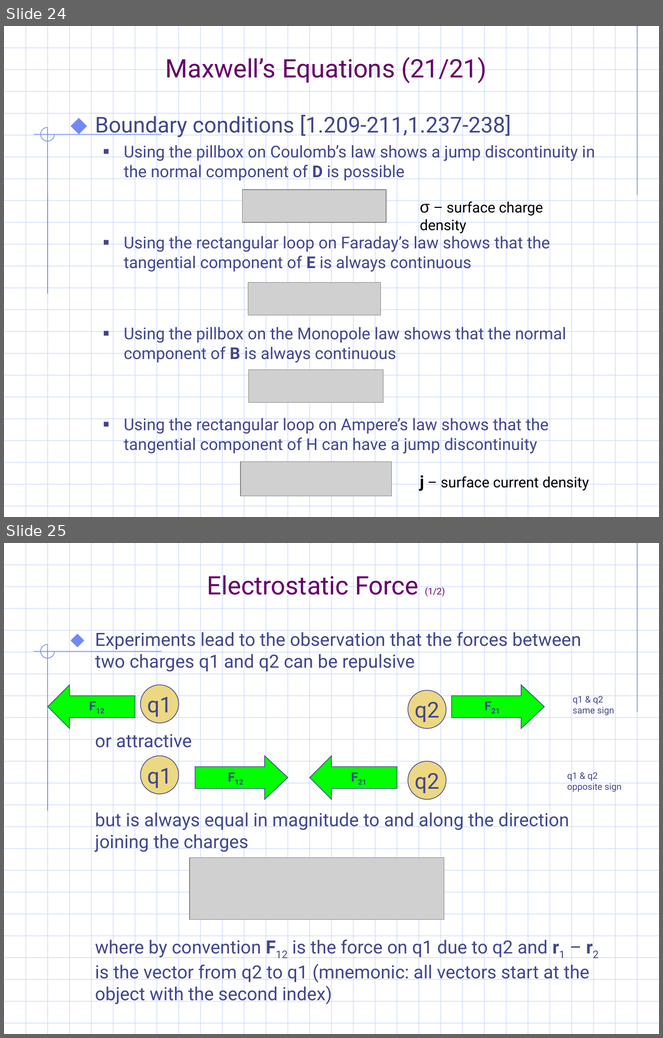
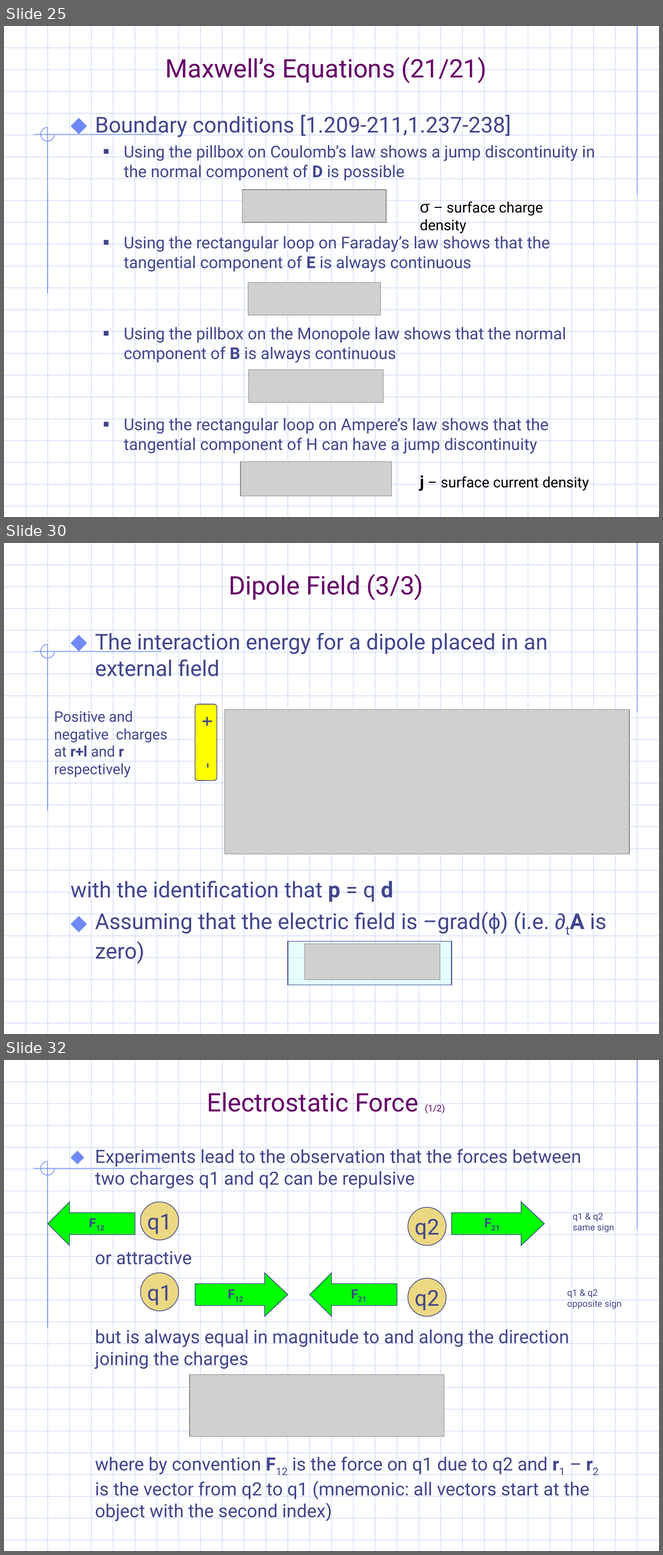
Before and after one commit to gravmath/Projects, a slide deck: PowerPoint/EM_notes.ppt. Shown one above the other, each under a label of ours: slides 24 and 25 before the commit, slides 25, 30 and 32 after it; the slides between them are not shown. The pictures are 663x1038 and 663x1555 pixels, drawn with LibreOffice and Linux fonts; fonts in the diff are those of the drawing; grey boxes stand for pictures; background and template pictures are left out. Boxes give left, top, right and bottom in pixels: in the first picture for what was removed or moved away, otherwise in the second. Text is boxed around its words. In the diff, an @@ line names an element or a change of style, - is before the commit and + after.

```diff
--- a/PowerPoint/EM_notes.ppt
+++ b/PowerPoint/EM_notes.ppt
@@ slide 30 added at [4, 543, 659, 1034], background #FFFFFF; not listed: 55 template elements that a slide beside it also shows @@
@@ title added at [229, 574, 424, 600], 28 pt, text #660066 @@
+Dipole Field (3/3)
@@ text added at [71, 630, 607, 964], 24 pt, text #40458C @@
+⬥ The interaction energy for a dipole placed in an external field
+with the identification that p = q d
+⬥ Assuming that the electric field is –grad(ϕ) (i.e. ∂tA is zero)
@@ text added at [54, 711, 167, 778], 16 pt, text #40458C @@
+Positive and negative charges at r+l and r respectively
@@ rounded rectangle added at [195, 704, 217, 781], fill #FFFF00, outline #40458C 0.74 pt, 20 pt, text #40458C @@
+- +
@@ picture added at [225, 710, 630, 854] @@
@@ rectangle added at [288, 941, 452, 985], fill #CCFFFF at 50% opacity, outline #40458C 0.74 pt @@
@@ picture added at [305, 944, 440, 980] @@
@@ what was slide 24 is now slide 25 @@
@@ what was slide 25 is now slide 32 @@
```
Also in this commit, not shown: 1 slide changed, 6 other slides added.
